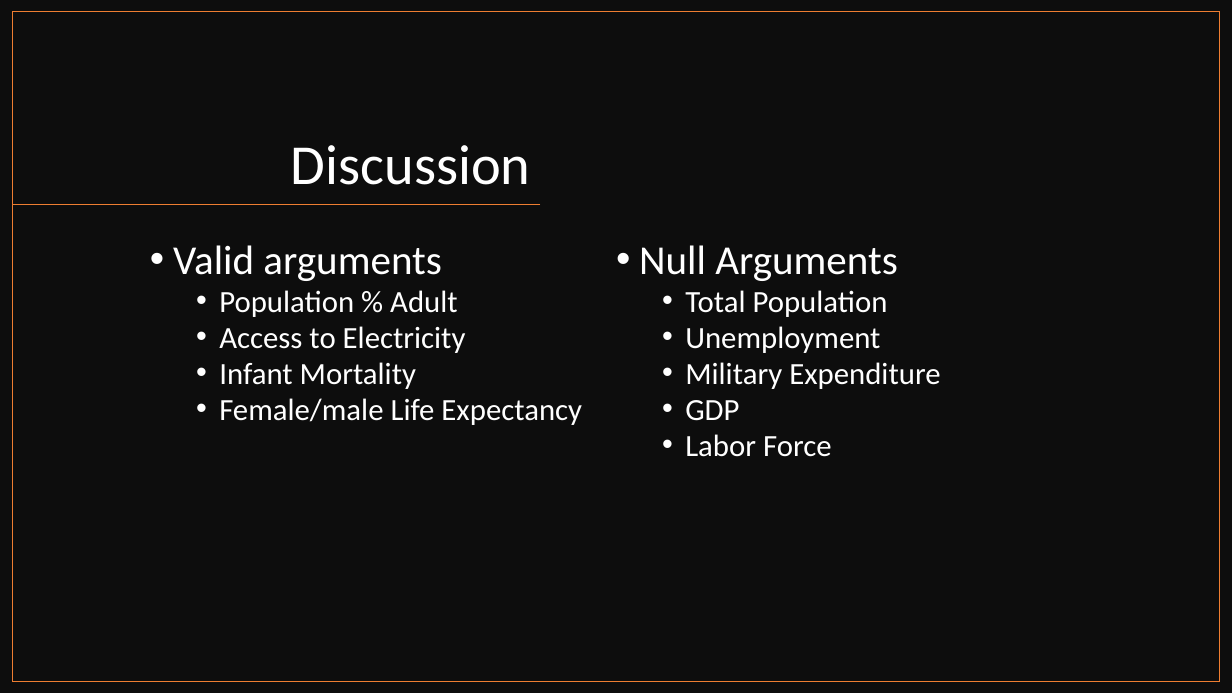
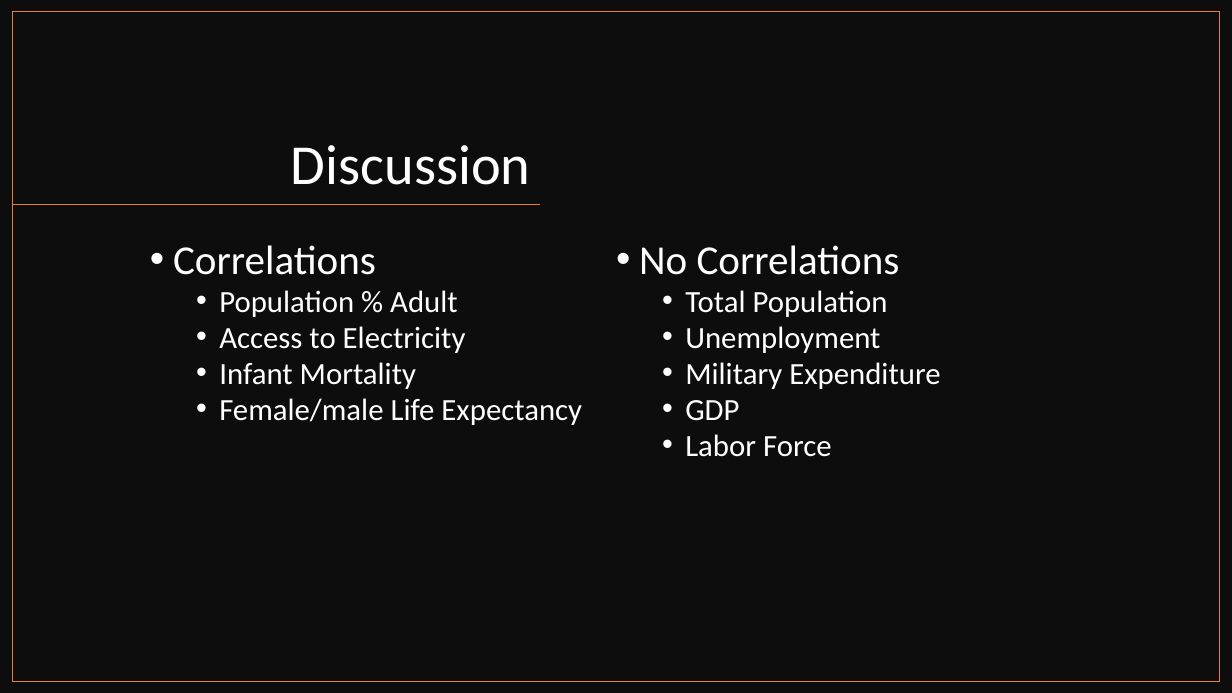
Before and after one commit to patpetrus/project-1-group-5, a slide deck: slide 24 of group5_presentation.pptx. Drawn at 1232x693 pixels with LibreOffice and Linux fonts; fonts in the diff are those of the drawing. Boxes give left, top, right and bottom in pixels: in the first picture for what was removed or moved away, otherwise in the second. Text is boxed around its words. In the diff, an @@ line names an element or a change of style, - is before the commit and + after.

Commit message:
final? edit powerpoint

```diff
--- a/group5_presentation.pptx
+++ b/group5_presentation.pptx
@@ text at <box>173,245,376,275</box>: text changed @@
-• Valid arguments
+• Correlations
@@ text at <box>639,245,900,275</box>: text changed @@
-• Null Arguments
+• No Correlations
```
Also in this commit, not shown: 1 other slide changed.
